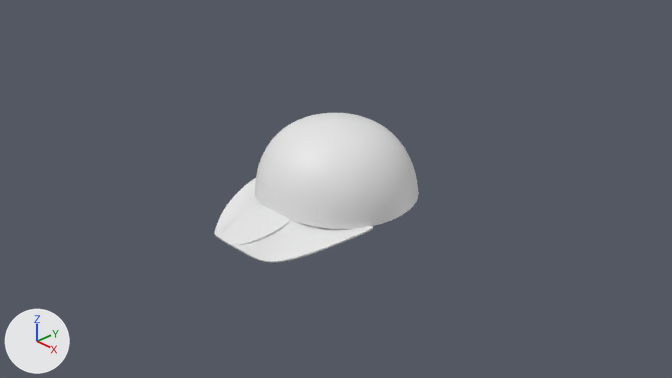
An edit to the Blender file gorraf.blend, drawn before and after from the same camera.
Before and after are seen from the file's camera 'Camera'. The axes (+X, +Y, +Z) are drawn at lower left. The lights are the same throughout.

Objects in the first picture: 'cabeza', 'cabeza.001'.
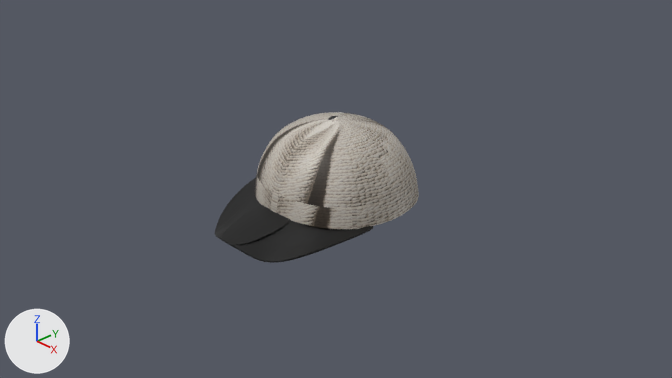
Location of each change, [x1, y1, x2, y2] in pixels of the pictures (672 x 378 px):
'cabeza', reshaped
    before: [255, 113, 419, 229]
    after: [255, 112, 419, 229]
'cabeza.001', recoloured (white to black)
    both: [215, 178, 373, 263]
'Esfera', added
    after: [328, 116, 341, 121]
part 1 of me_esfera, built on
    before: [262, 113, 419, 229]
    after: [261, 113, 419, 229]
part 2 of me_esfera, surface changed (white to grey)
    both: [257, 113, 394, 208]
part 3 of me_esfera, recoloured
    both: [255, 144, 414, 229]

The change, as a list of edits to the scene's bpy script:
```text
Add img_bouclebubblyrows001_fabric_png:
    img_bouclebubblyrows001_fabric_png = load_image('BoucleBubblyRows001_Fabric.png', 'BoucleBubblyRows001_Fabric.png', 2048, 2048, 'sRGB')
Add mat_material_001:
    mat_material_001 = principled_material('Material.001')
    mat_material_001.texture = img_bouclebubblyrows001_fabric_png
Add mat_material:
    mat_material = principled_material('Material')
    mat_material.texture = img_bouclebubblyrows001_fabric_png
Add mat_material_002:
    mat_material_002 = principled_material('Material.002')
    mat_material_002.texture = img_bouclebubblyrows001_fabric_png
Change me_esfera:
    used by ob_cabeza; location = (0.021, 0.002, -0.067); rotation_euler = (0.00526, -0.000399, 0.000579), in degrees (0.3, 0, 0)
    remove me_esfera.from_pydata(...)  # 154 vertices, 144 faces, 8 loose edges; spans x -1.0..1.0, y -1.0..1.0, z -0.07..0.93
    add me_esfera.from_pydata(...)  # 291 vertices, 272 faces, 8 loose edges; spans x -1.0..1.0, y -1.0..1.0, z -0.07..0.92
    me_esfera part 1
    1 vertex is removed from x 0.01, y -0.01, z 0.93
    98 faces are deleted
    4 loose edges are deleted
    138 vertices are added at x -0.97..0.87, y -1.0..0.98, z -0.07..0.92
    4 loose edges are added
    226 new faces join them
    me_esfera part 2: 25 kept faces spanning x -1.0..0.97, y -0.94..0.47, z -0.01..0.88 get new texture (UV) coordinates
    me_esfera part 3: 46 faces spanning x -1.0..1.0, y -0.96..0.97, z -0.06..0.88 switch from no material to mat_material (picture img_bouclebubblyrows001_fabric_png)
Change me_esfera_003:
    where me_esfera_003.from_pydata(...)  # 24 vertices, 13 faces; spans x 0.0..0.982, y -1.688..-0.284, z -0.211..0.069
    add me_esfera_003.materials.append(mat_material_001)  # picture img_bouclebubblyrows001_fabric_png
Add me_esfera_002:
    me_esfera_002.from_pydata(...)  # 482 vertices, 512 faces; spans x -1.01..0.99, y -1.09..0.91, z -1.31..0.61
    me_esfera_002.materials.append(mat_material_002)  # picture img_bouclebubblyrows001_fabric_png
Add ob_esfera:
    ob_esfera = bpy.data.objects.new('Esfera', me_esfera_002)
    ob_esfera.location = (0.0, 0.0, 0.82)
    ob_esfera.scale = (0.1, 0.1, 0.1)
    _m = ob_esfera.modifiers.new('Subdivisión', 'SUBSURF')
    _m = ob_esfera.modifiers.new('Booleana', 'BOOLEAN')
    _m.object = ob_cabeza
```
